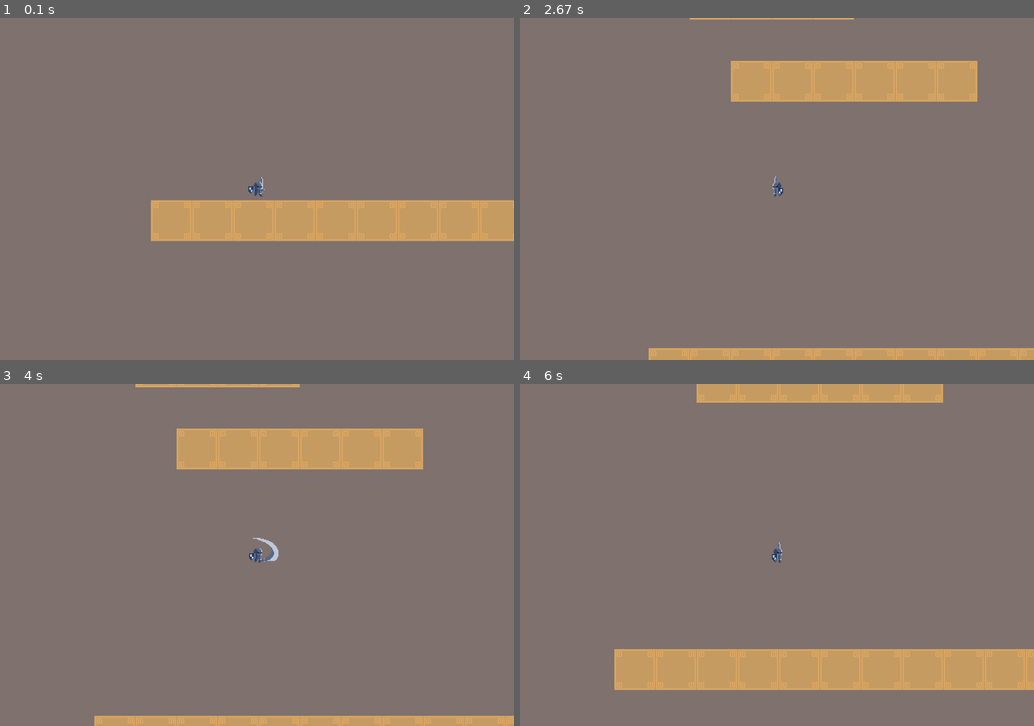
Above: before the commit, frames 1-4 (two rows, left to right).
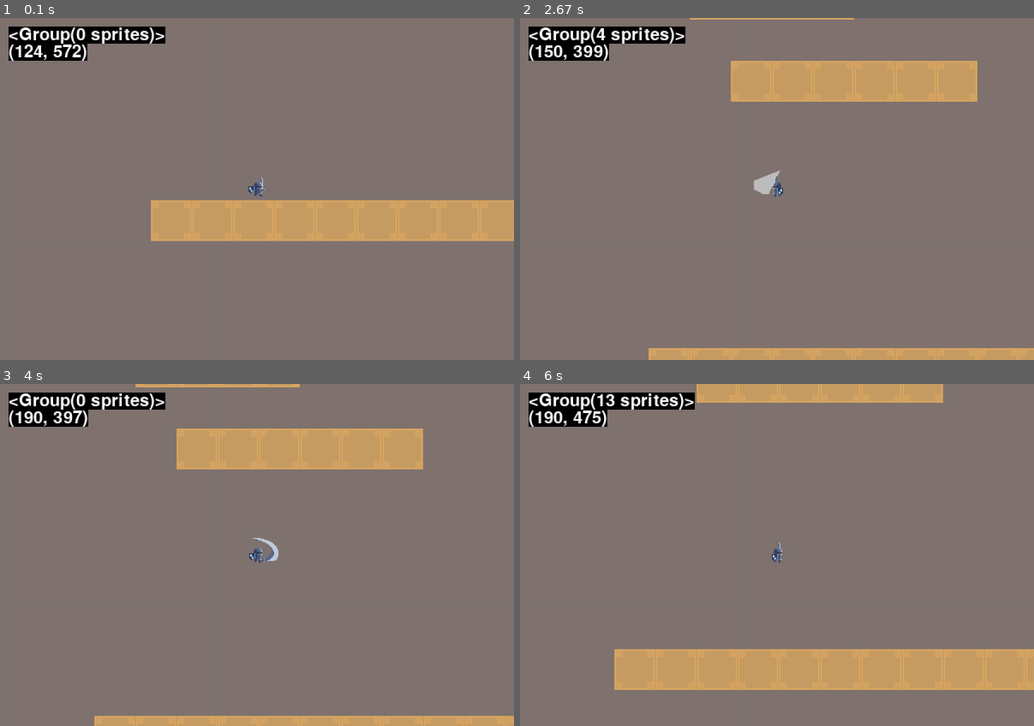
Above: after the commit, the same moments.

Repository: Maltoros/Project-Pygame
Game: pygame game, started from main.py
The game is run twice, just before and just after one commit, with the same random seed, the same clock (stepped at 60 frames per second) and the same inputs.
Inputs:
- Up to frame 1 (0.1 s): no input
- Up to frame 2 (2.67 s): tap J at 0.33, 0.82, 2.38 s; hold D 0.67-1.13 s; tap Space at 0.73, 1.03, 1.23, 1.53, 1.73, 2.03, 2.3, 2.6 s; hold D 1.17-1.63 s; hold A 1.67-2.2 s; hold A 2.23-2.63 s
- Up to frame 3 (4 s): hold D 2.67-3.3 s; tap Space at 2.73, 3.03, 3.4, 3.7, 3.9 s; hold A 3.33-3.8 s; hold D from 3.83 s (still down); tap J at 3.98 s
- Up to frame 4 (6 s): tap Space at 4.2, 4.4, 4.7, 4.9, 5.2, 5.47, 5.77, 5.9 s; release D at 4.3 s; hold D 4.33-4.8 s; hold A 4.83-5.37 s; hold A 5.4-5.8 s; tap J at 5.55 s; hold D from 5.83 s (still down)

The runs differ from the first frame. In frame 1, 2.2% of the frame differs, in the area x 1-33%, y 2-13%; in frame 2, 2.4%, in the area x 1-51%, y 2-52%; in frame 3, 2.2%; in frame 4, 2.3%.

Commit message:
debugging rect collision attackhitbox

Diff:
--- a/attack.py
+++ /dev/null
@@ -1,37 +0,0 @@
-import pygame, os
-from settings import SCREENHEIGHT, SCREENWIDTH
-vec = pygame.math.Vector2
-SCREENCENTER = (SCREENWIDTH / 2, SCREENHEIGHT / 2)
-
-class Attack(pygame.sprite.Sprite):
-    def __init__(self, player):
-        super().__init__()
-        self.player = player
-        #self.dmgHitboxes = pygame.sprite.Group()
-        self.dmgHitboxes = []
-        self.attackAnimationIndex = 0
-        self.attackAnimationSpeed = 0.15
-        self.attackAnimationsRight = [0, 0, ( (SCREENCENTER + vec(-3, -22) ), (SCREENCENTER + vec(27, -10) ), (SCREENCENTER + vec(27, 0) ), (SCREENCENTER + vec(17, 5) ), (SCREENCENTER + vec(10, 5) ), (SCREENCENTER + vec(5, 5) ) ), ((SCREENCENTER + vec(7, 3) ), (SCREENCENTER + vec(20, -13) ), (SCREENCENTER + vec(24, -6) ), (SCREENCENTER + vec(20, 1) ), (SCREENCENTER + vec(6, 1) ) ), 0, 0 ]
-        self.attackAnimationsLeft = [0, 0, ( (SCREENCENTER + vec(3, -22) ), (SCREENCENTER + vec(-27, -10) ), (SCREENCENTER + vec(-27, 0) ), (SCREENCENTER + vec(-17, 5) ), (SCREENCENTER + vec(-10, 5) ) ), ( (SCREENCENTER + vec(-5, 5) ), (SCREENCENTER + vec(-7, 3) ), (SCREENCENTER + vec(-20, -13) ), (SCREENCENTER + vec(-24, -6) ), (SCREENCENTER + vec(-20, 1) ), (SCREENCENTER + vec(-6, 1) ) ), 0, 0]
-
-    def attacking(self):
-        player = self.player
-        if player.attacking:
-            self.attackAnimationIndex += self.attackAnimationSpeed
-
-            if self.attackAnimationIndex >= len(self.attackAnimationsRight):
-                self.attackAnimationIndex = 0
-
-            if player.facingRight:
-                attackRight = self.attackAnimationsRight[int(self.attackAnimationIndex)]
-                if 2 <= int(self.attackAnimationIndex) <= 3 :
-                    self.dmgHitboxes.append(pygame.draw.polygon(player.displaySurface, 'red', attackRight))
-            else:
-                attackLeft = self.attackAnimationsLeft[int(self.attackAnimationIndex)]
-                if 2 <= int(self.attackAnimationIndex) <= 3 :
-                    self.dmgHitboxes.append(pygame.draw.polygon(player.displaySurface, 'red', attackLeft))
-        else:
-            self.dmgHitboxes.clear()
-
-    def update(self):
-        self.attacking()
--- a/camera.py
+++ b/camera.py
@@ -10,6 +10,6 @@
         return entity.rect.move(self.camera.topleft)
 
     def update(self, target):
-        x = - target.hitbox.centerx + int((SCREENWIDTH) / 2)
+        x = - target.hitbox.centerx + int(SCREENWIDTH / 2)
         y = - target.hitbox.centery + int(SCREENHEIGHT / 2)
         self.camera = pygame.Rect(x, y, self.width, self.height)
--- /dev/null
+++ b/enemy.py
@@ -0,0 +1,8 @@
+import pygame, os
+from settings import *
+
+class Enemy(pygame.sprite.Sprite):
+    def __init__(self, pos):#groups => sprite group it should be part of
+        super().__init__()
+        self.image = pygame.image.load(os.path.join('Assets','player2','idle','0.png')).convert_alpha()
+        self.rect = self.image.get_rect(topleft = pos)
--- /dev/null
+++ b/hitbox.py
@@ -0,0 +1,6 @@
+import pygame
+
+class AttackHitbox(pygame.sprite.Sprite):
+    def __init__(self, rect):
+        super().__init__()
+        self.rect = rect
--- a/level.py
+++ b/level.py
@@ -1,6 +1,8 @@
 import pygame
+from hitbox import AttackHitbox
 from tile import Tile
 from player import Player
+from enemy import Enemy
 from settings import TILESIZE, debug
 from camera import Camera
 
@@ -9,6 +11,7 @@
         self.displaySurface = surface
         self.stage = stage
         self.tiles = pygame.sprite.Group()
+        self.enemies = pygame.sprite.Group()
         self.player = pygame.sprite.GroupSingle()
         self.worldShift = pygame.math.Vector2(0, 0)
         self.camera = Camera(len(self.stage[0])*TILESIZE, len(self.stage)*TILESIZE)
@@ -25,7 +28,8 @@
                     playerSprite = Player((x, y), self.displaySurface)
                     self.player.add(playerSprite)
                 if cell == 'D':
-                    self.dummyRect = pygame.Rect((x, y), (20, 20))
+                    enemySprite = Enemy((x, y))
+                    self.enemies.add(enemySprite)
 
 
     def horizontalMoveCollision(self):
@@ -62,11 +66,14 @@
             player.OnCeilling = False
 
     def checkCollision(self):
-        attackHitbox = self.player.attackType.dmgHitboxes
-        if attackHitbox != None:
-            for sprite in attackHitbox:
-                if sprite.rect.colliderect(self.dummyRect):
-                    print('bite')
+        attackHitboxes = self.player.sprite.attackHitboxes
+        if attackHitboxes:
+            for attackHitbox in attackHitboxes:
+                collisionSprite = pygame.sprite.spritecollide(attackHitbox, self.enemies, False)
+                print(collisionSprite)
+                if collisionSprite:
+                    for targetSprite in collisionSprite:
+                        targetSprite.kill()
 
     def run(self):
         self.displaySurface.fill((128, 115, 112))
@@ -76,10 +83,16 @@
         #level tiles
         for sprite in self.tiles:
             self.displaySurface.blit(sprite.image, self.camera.apply(sprite))
-        pygame.draw.rect(self.displaySurface, 'white', self.dummyRect)
+
+        #enemies
+        for sprite in self.enemies:
+            self.displaySurface.blit(sprite.image, self.camera.apply(sprite))
+
         #player
-        #self.createAttackHitbox()
         self.player.update()
         self.displaySurface.blit(self.player.sprite.image, self.camera.apply(self.player.sprite))
         self.horizontalMoveCollision()
         self.verticalMoveCollision()
+        self.checkCollision()
+        debug(self.displaySurface, self.player.sprite.attackHitboxes)
+        debug(self.displaySurface, self.player.sprite.rect.midbottom, 10, 30)
--- a/main.py
+++ b/main.py
@@ -9,7 +9,7 @@
         pygame.mixer.init()
         self.clock = pygame.time.Clock()
         pygame.display.set_caption('Metroidvania final project')
-        self.displayWindow = pygame.display.set_mode((SCREENWIDTH*2, SCREENHEIGHT*2))
+        self.displayWindow = pygame.display.set_mode((SCREENWIDTH * 2, SCREENHEIGHT * 2))
         self.screen = pygame.Surface((SCREENWIDTH, SCREENHEIGHT))
         self.running = True
         self.level = Level(STAGE[0], self.screen)
--- a/player.py
+++ b/player.py
@@ -1,8 +1,8 @@
 import pygame, os
-from settings import SCREENHEIGHT, SCREENWIDTH, importFolder, playerAcc, playerFric, playerGrav
-from attack import Attack
+from hitbox import AttackHitbox
+from settings import SCREENCENTER, importFolder, playerAcc, playerFric, playerGrav, attackAnimationsLeft, attackAnimationsRight
 vec = pygame.math.Vector2
-SCREENCENTER = (SCREENWIDTH / 2, SCREENHEIGHT / 2)
+
 
 class Player(pygame.sprite.Sprite):
     def __init__(self, pos, surface):
@@ -36,10 +36,13 @@
         self.onRight = False
 
         #playerstats
-        self.attackType = Attack(self)
         self.hpMax = 10
         self.currHp = self.hpMax
-        self.damage = 5
+
+
+        #playerattack
+        self.attackAnimationIndex = 0
+        self.attackHitboxes = pygame.sprite.Group()
         self.attacking = False
         self.attackCD = 500
         self.attackTime = 0
@@ -128,12 +131,34 @@
         if self.attacking:
             if currentTime - self.attackTime >= self.attackCD:
                 self.attacking = False
+                self.attackHitboxes.empty()
+
+    def createAttackHitbox(self):
+        attackAnimationsRight = [0, 0, ( (SCREENCENTER + vec(-3, -22) ), (SCREENCENTER + vec(27, -10) ), (SCREENCENTER + vec(27, 0) ), (SCREENCENTER + vec(17, 5) ), (SCREENCENTER + vec(10, 5) ), (SCREENCENTER + vec(5, 5) ) ), ((SCREENCENTER + vec(7, 3) ), (SCREENCENTER + vec(20, -13) ), (SCREENCENTER + vec(24, -6) ), (SCREENCENTER + vec(20, 1) ), (SCREENCENTER + vec(6, 1) ) ), 0, 0 ]
+        attackAnimationsLeft = [0, 0, ( (SCREENCENTER + vec(3, -22) ), (SCREENCENTER + vec(-27, -10) ), (SCREENCENTER + vec(-27, 0) ), (SCREENCENTER + vec(-17, 5) ), (SCREENCENTER + vec(-10, 5) ) ), ( (SCREENCENTER + vec(-5, 5) ), (SCREENCENTER + vec(-7, 3) ), (SCREENCENTER + vec(-20, -13) ), (SCREENCENTER + vec(-24, -6) ), (SCREENCENTER + vec(-20, 1) ), (SCREENCENTER + vec(-6, 1) ) ), 0, 0]
+
+        if self.attacking:
+            self.attackAnimationIndex += self.animationSpeed
+
+            if self.facingRight:
+                attackRight = attackAnimationsRight[int(self.attackAnimationIndex)]
+                if 2 <= int(self.attackAnimationIndex) <= 3 :
+                    attackHitbox = AttackHitbox(pygame.draw.polygon(self.displaySurface, 'grey', attackRight))
+                    self.attackHitboxes.add(attackHitbox)
+            else:
+                attackLeft = attackAnimationsLeft[int(self.attackAnimationIndex)]
+                if 2 <= int(self.attackAnimationIndex) <= 3 :
+                    attackHitbox = AttackHitbox(pygame.draw.polygon(self.displaySurface, 'grey', attackLeft))
+                    self.attackHitboxes.add(attackHitbox)
+        else:
+            self.attackAnimationIndex = 0
+
 
     def magic(self):
         pass
 
     def jump(self):
-        if self.canJump:
+        if self.canJump and self.onGround:
             self.vel.y = -10
             self.canJump = False
         elif self.canDoubleJump:
@@ -146,4 +171,4 @@
         self.animate()
         self.runDustAnimate()
         self.cooldowns()
-        self.attackType.update()
+        self.createAttackHitbox()
--- a/settings.py
+++ b/settings.py
@@ -1,5 +1,6 @@
 from os import walk
 import os, pygame
+vec = pygame.math.Vector2
 #Debugging
 def debug(surface, info , x = 10, y = 10):
             font = pygame.font.Font(None, 30)
@@ -35,7 +36,10 @@
 TILESIZE = 48
 SCREENWIDTH = 600
 SCREENHEIGHT = 400
+SCREENCENTER = (SCREENWIDTH / 2, SCREENHEIGHT / 2)
 #Player Attributes
 playerAcc = 0.5
 playerFric = - 0.12
 playerGrav = 0.5
+attackAnimationsRight = [0, 0, ( (SCREENCENTER + vec(-3, -22) ), (SCREENCENTER + vec(27, -10) ), (SCREENCENTER + vec(27, 0) ), (SCREENCENTER + vec(17, 5) ), (SCREENCENTER + vec(10, 5) ), (SCREENCENTER + vec(5, 5) ) ), ((SCREENCENTER + vec(7, 3) ), (SCREENCENTER + vec(20, -13) ), (SCREENCENTER + vec(24, -6) ), (SCREENCENTER + vec(20, 1) ), (SCREENCENTER + vec(6, 1) ) ), 0, 0 ]
+attackAnimationsLeft = [0, 0, ( (SCREENCENTER + vec(3, -22) ), (SCREENCENTER + vec(-27, -10) ), (SCREENCENTER + vec(-27, 0) ), (SCREENCENTER + vec(-17, 5) ), (SCREENCENTER + vec(-10, 5) ) ), ( (SCREENCENTER + vec(-5, 5) ), (SCREENCENTER + vec(-7, 3) ), (SCREENCENTER + vec(-20, -13) ), (SCREENCENTER + vec(-24, -6) ), (SCREENCENTER + vec(-20, 1) ), (SCREENCENTER + vec(-6, 1) ) ), 0, 0]
